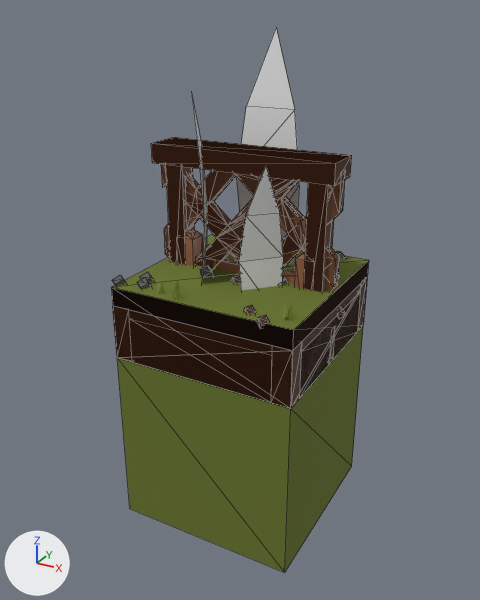
The glTF model apps/garden/public/assets/models/GameAssets.glb as it was, and as the next commit left it.
Both versions are drawn from a 50 mm camera at (1.55, -2.89, 1.68) aimed at (-0.02, -0.04, 0.25). Every picture has the same lights, and +X, +Y and +Z are marked at lower left. Mesh edges are drawn as thin lines on the coarser meshes. Where no turn or scale is listed for an object, it has been applied to the vertices.

Names of what the first picture shows: 'Block Grass 1', 'Block Ground 2', 'Fence Solo', 'Gound Cube', 'Grass 1', 'Raised Bed I', 'Raised Bed L', 'Raised Bed U', 'Shade End Left', 'Shade End Right', 'Shade Middle', 'Shade Solo'.
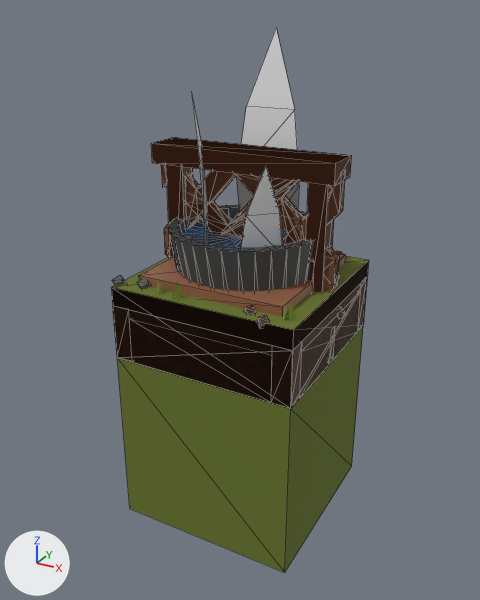
Commit message: feat(garden): Added Bucket entity

Edits to the bpy script that builds the scene:
```text
Add mat_material_metal:
    mat_material_metal = principled_material('Material.Metal')
    mat_material_metal.base_color = (0.0903, 0.0903, 0.0903)  # dark grey #555555
    mat_material_metal.metallic = 0.5
    mat_material_metal.roughness = 0.6
Add mat_material_water:
    mat_material_water = principled_material('Material.Water')
    mat_material_water.base_color = (0.0358, 0.313, 0.801)  # blue #3598e7
    mat_material_water.metallic = 0.8
    mat_material_water.roughness = 0.2
    mat_material_water.alpha = 0.6
Add me_bucket:
    me_bucket.from_pydata(...)  # 161 vertices, 284 faces; spans x -0.4..0.4, y -0.4..0.4, z -0.33..0.33
    # faces by material slot: [32, 252]
    me_bucket.materials.append(mat_material_water)  # blue #3598e7
    me_bucket.materials.append(mat_material_metal)  # dark grey #555555
Add me_stool:
    me_stool.from_pydata(...)  # 56 vertices, 84 faces; spans x -0.4..0.4, y -0.4..0.4, z -1.027..-0.55
    me_stool.materials.append(mat_material_planks)  # brown #956247
Add ob_bucket:
    ob_bucket = bpy.data.objects.new('Bucket', me_bucket)
    ob_bucket.location = (0.0, 0.0, 0.33)
Add ob_stool:
    ob_stool = bpy.data.objects.new('Stool', me_stool)
    ob_stool.location = (0.0, 0.0, 1.0)
```

Pixel boxes (x1, y1, x2, y2) of what changed, in the pictures (480 x 600 px):
'Bucket', added: after (168, 205, 314, 291)
    faces in mat_material_metal (dark grey #555555): (168, 205, 314, 291)
    faces in mat_material_water (blue #3598e7): (182, 217, 287, 248)
'Stool', added (brown): after (139, 252, 346, 317)
'Raised Bed L', unchanged, covered by the edit: before (113, 279, 367, 408); after (300, 301, 358, 395)
'Raised Bed O', unchanged, uncovered by the edit: before (113, 306, 301, 400); after (113, 278, 367, 401)
'Fence Solo', unchanged, covered by the edit: before (177, 230, 314, 290); after (307, 261, 314, 281)
